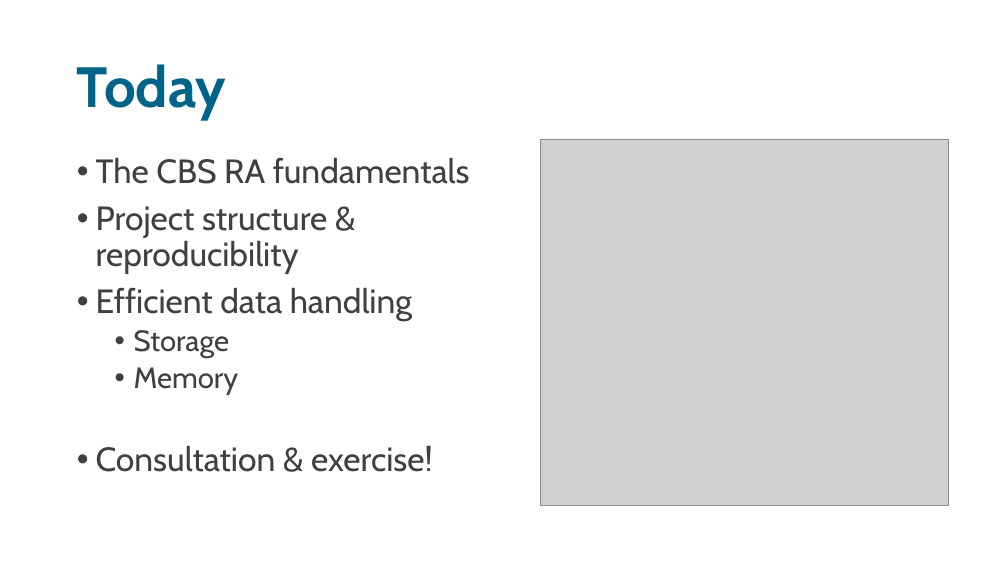
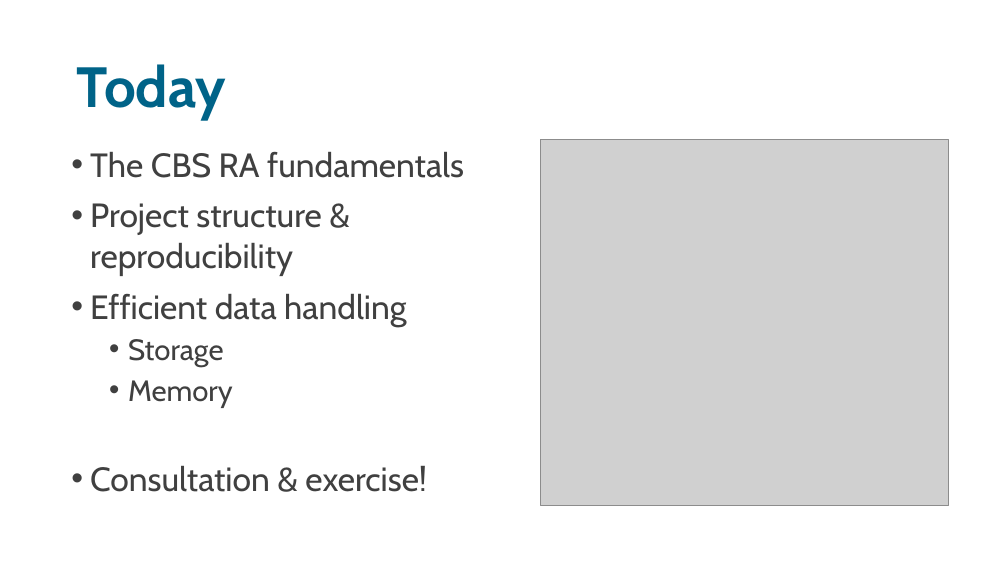
Before and after one commit to sodascience/workshop_efficient_microdata, a slide deck: slide 5 of efficient_microdata.pptx (slide 2 before the commit). Drawn at 1008x567 pixels with LibreOffice and Linux fonts; fonts in the diff are those of the drawing; grey boxes stand for pictures. Boxes give left, top, right and bottom in pixels: in the first picture for what was removed or moved away, otherwise in the second. Text is boxed around its words. In the diff, an @@ line names an element or a change of style, - is before the commit and + after.

```diff
--- a/efficient_microdata.pptx
+++ b/efficient_microdata.pptx
@@ text "The CBS RA fundamentals" at (90,152,464,492): line spacing 0.9 to 1 @@
```
Also in this commit, not shown: 1 other slide changed, 5 slides added, 1 slide removed, 2 other files.
